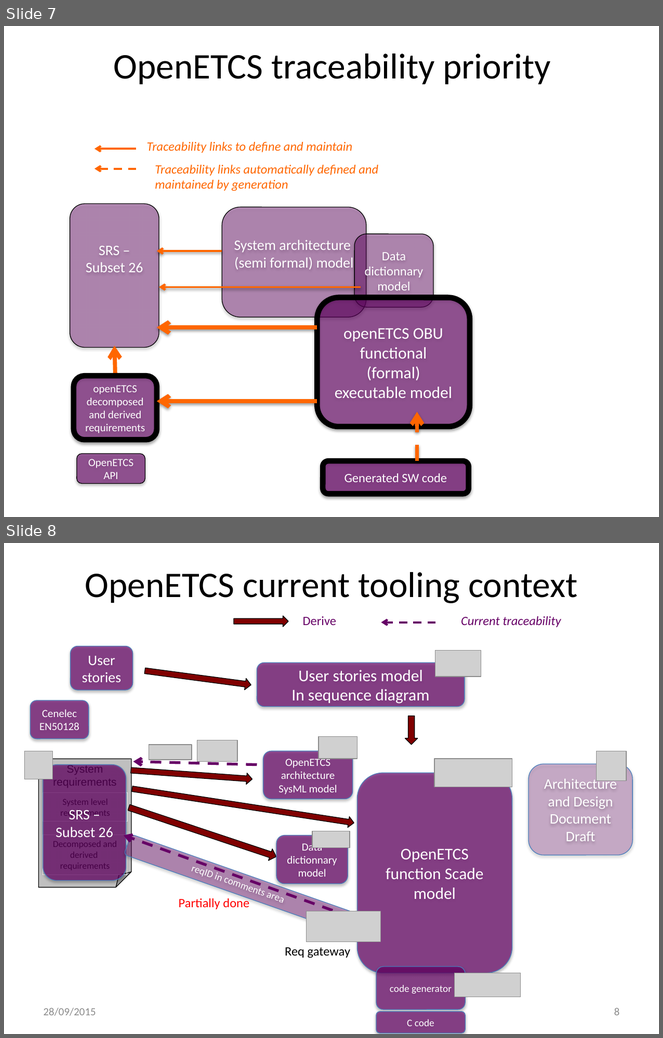
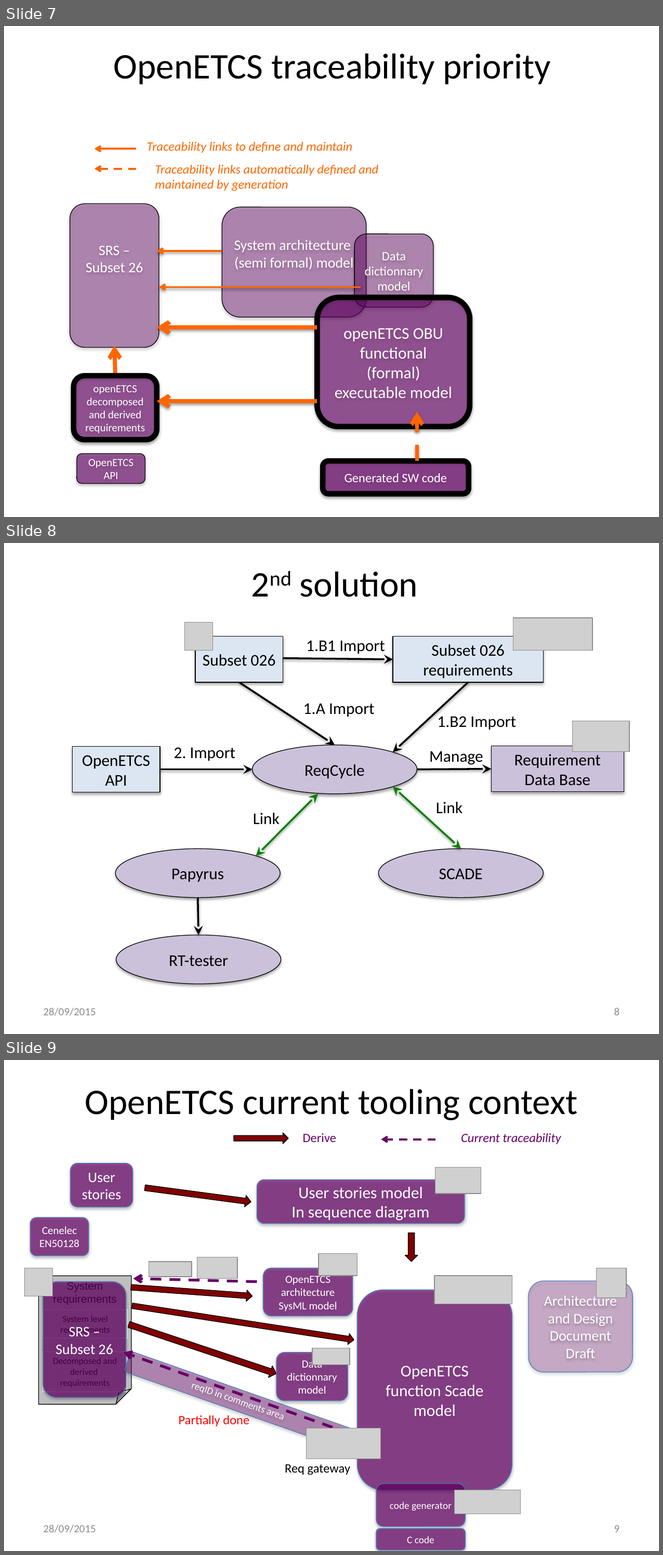
Before and after one commit to openETCS/toolchain, a slide deck: T7.3/TraceabilityArchitecture/images/2015-10-25 openETCS traceability_Figures.pptx. Shown one above the other, each under a label of ours: slides 7 and 8 before the commit, slides 7, 8 and 9 after it. The pictures are 663x1038 and 663x1555 pixels, drawn with LibreOffice and Linux fonts; fonts in the diff are those of the drawing; grey boxes stand for pictures. Boxes give left, top, right and bottom in pixels: in the first picture for what was removed or moved away, otherwise in the second. Text is boxed around its words. In the diff, an @@ line names an element or a change of style, - is before the commit and + after.

Commit message:
Presentation of second traceability solution

```diff
--- a/T7.3/TraceabilityArchitecture/images/2015-10-25 openETCS traceability_Figures.pptx
+++ b/T7.3/TraceabilityArchitecture/images/2015-10-25 openETCS traceability_Figures.pptx
@@ slide 8 added at bbox=[4, 543, 659, 1034], background #FFFFFF @@
@@ title added at bbox=[300, 572, 418, 597], 39.6 pt, text #000000 @@
+2nd solution
@@ group added at bbox=[72, 618, 630, 984]: 7 texts, 6 arrows, 4 ellipses, 4 rectangles, 3 pictures, 2 double arrows @@
+RT-tester
+1.A Import
+Subset 026
+ReqCycle
+SCADE
+Papyrus
+Link
+Link
+Requirement Data Base
+Manage
+Subset 026 requirements
+1.B1 Import
+1.B2 Import
+OpenETCS API
+2. Import
@@ text added at bbox=[44, 1008, 96, 1016], 12 pt, text #8C8C8C @@
+28/09/2015
@@ page number added at bbox=[614, 1008, 620, 1016], 12 pt, text #8C8C8C @@
+8
@@ what was slide 8 is now slide 9 @@
@@ page number at bbox=[614, 1525, 620, 1533]: text changed @@
-8
+9
```
Also in this commit, not shown: 9 other files.
